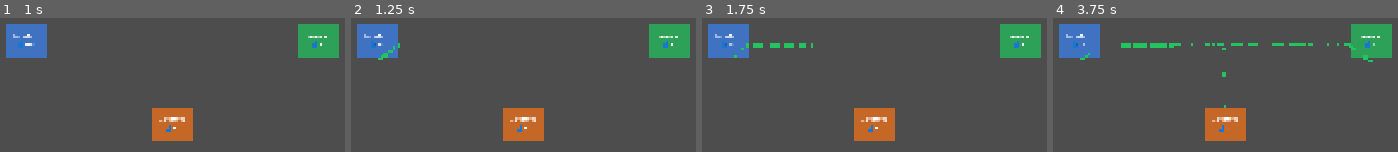
Above: before the commit, frames 1-4 (left to right).
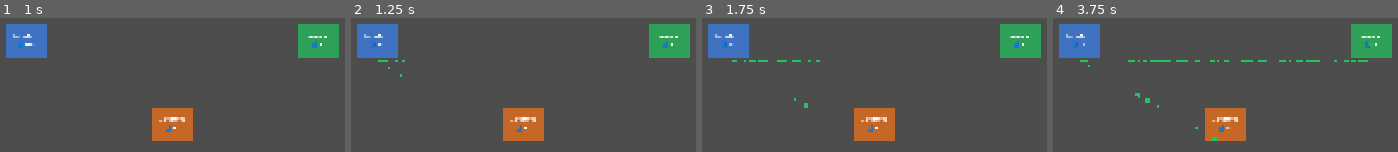
Above: after the commit, the same moments.

Repository: mu142857/TinyU
Game: Godot game, scene res://scenes/main.tscn
The game is run twice, just before and just after one commit, with the same random seed, the same clock (stepped at 60 frames per second) and the same inputs.
Inputs:
- Up to frame 1 (1 s): tap Enter at 0.5 s
- Up to frame 2 (1.25 s): no input
- Up to frame 3 (1.75 s): tap Space at 1.25 s
- Up to frame 4 (3.75 s): tap Enter at 2, 3.5 s; tap Space at 2.75 s

Frame 1 is identical in both runs. In frame 2, 0.3% of the frame differs, in the area x 7-16%, y 18-45%; in frame 3, 0.8%; in frame 4, 2.2%, in the area x 7-94%, y 17-92%.

Commit message:
Update navigation system

Diff:
--- a/tiny-u/scenes/main.tscn
+++ b/tiny-u/scenes/main.tscn
@@ -1,12 +1,17 @@
-[gd_scene load_steps=4 format=3 uid="uid://lq7ky3hahua3"]
+[gd_scene load_steps=5 format=3 uid="uid://lq7ky3hahua3"]
 
 [ext_resource type="Script" uid="uid://dwcaqayu0b633" path="res://scripts/pathfinding.gd" id="1_jyhfs"]
 [ext_resource type="PackedScene" uid="uid://bcy0v8q1ki32o" path="res://scenes/building.tscn" id="2_tbgi4"]
 [ext_resource type="Script" uid="uid://cprrxi2j4do6u" path="res://scripts/agent_manager.gd" id="4_jyhfs"]
 
+[sub_resource type="NavigationPolygon" id="NavigationPolygon_sugp2"]
+vertices = PackedVector2Array(1956.9609, 1110.9688, -21.09375, 1107.0078, -31.898438, -22, 1953.0313, -22)
+polygons = Array[PackedInt32Array]([PackedInt32Array(0, 1, 2, 3)])
+outlines = Array[PackedVector2Array]([PackedVector2Array(-42, -32, -31, 1117, 1967, 1121, 1963, -32)])
+
 [node name="Main" type="Node2D"]
 
-[node name="PathNetwork" type="Node" parent="."]
+[node name="PathNetwork" type="Node2D" parent="."]
 script = ExtResource("1_jyhfs")
 
 [node name="Buildings" type="Node2D" parent="."]
@@ -28,3 +33,6 @@
 
 [node name="MultiMeshInstance2D" type="MultiMeshInstance2D" parent="."]
 script = ExtResource("4_jyhfs")
+
+[node name="NavigationRegion2D" type="NavigationRegion2D" parent="."]
+navigation_polygon = SubResource("NavigationPolygon_sugp2")
--- a/tiny-u/scripts/pathfinding.gd
+++ b/tiny-u/scripts/pathfinding.gd
@@ -1,51 +1,16 @@
-extends Node
+extends Node2D
 class_name PathNetwork
 
-# 路口节点
-var waypoints: Dictionary = {}  # name -> Vector2
-# 连接关系
-var connections: Dictionary = {}  # name -> [connected_names]
+var nav_map: RID
 
 func _ready():
-	# 定义路口
-	waypoints = {
-		"center": Vector2(600, 400),
-		"north": Vector2(600, 200),
-		"south": Vector2(600, 600),
-		"west": Vector2(300, 400),
-		"east": Vector2(900, 400),
-	}
-
-	# 定义连接
-	connections = {
-		"center": ["north", "south", "west", "east"],
-		"north": ["center"],
-		"south": ["center"],
-		"west": ["center"],
-		"east": ["center"],
-	}
+	await get_tree().process_frame
+	nav_map = get_world_2d().get_navigation_map()
 
 func find_path(from_pos: Vector2, to_pos: Vector2) -> Array[Vector2]:
-	# 简化版：找最近的路口，走到中心，再走到目标最近的路口
-	var start_wp = get_nearest_waypoint(from_pos)
-	var end_wp = get_nearest_waypoint(to_pos)
+	var path = NavigationServer2D.map_get_path(nav_map, from_pos, to_pos, true)
 
-	var path: Array[Vector2] = []
-	path.append(waypoints[start_wp])
-
-	if start_wp != end_wp:
-		path.append(waypoints["center"])  # 简化：都经过中心
-		path.append(waypoints[end_wp])
-
-	path.append(to_pos)
-	return path
-
-func get_nearest_waypoint(pos: Vector2) -> String:
-	var nearest := ""
-	var min_dist := INF
-	for wp_name in waypoints:
-		var dist = pos.distance_to(waypoints[wp_name])
-		if dist < min_dist:
-			min_dist = dist
-			nearest = wp_name
-	return nearest
+	var result: Array[Vector2] = []
+	for point in path:
+		result.append(point)
+	return result
